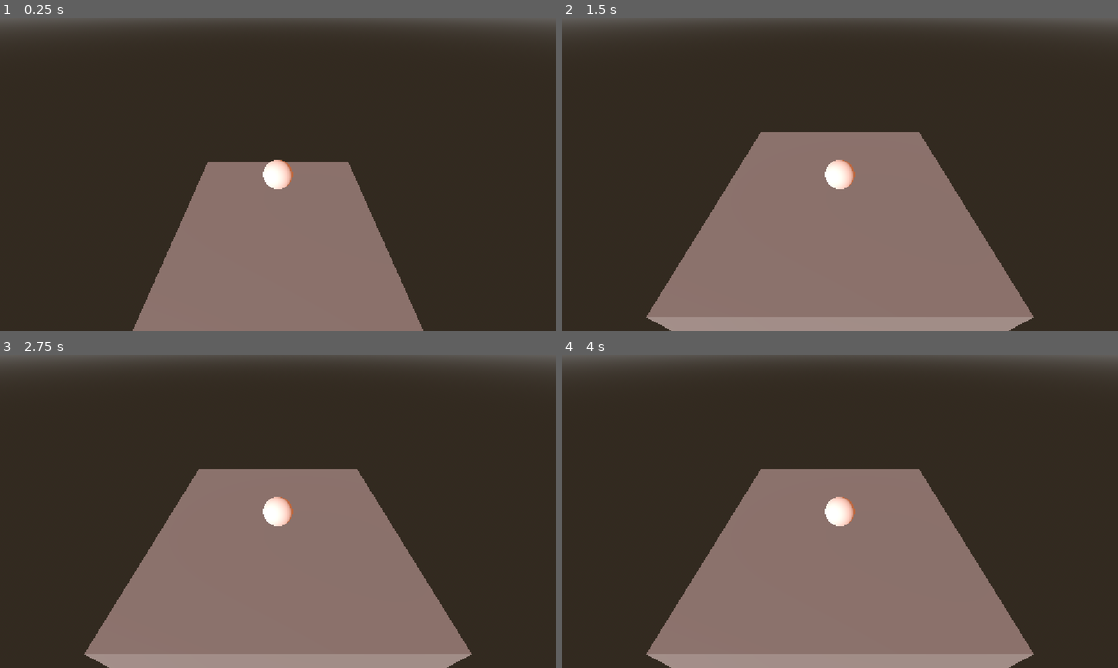
Above: before the commit, frames 1-4 (two rows, left to right).
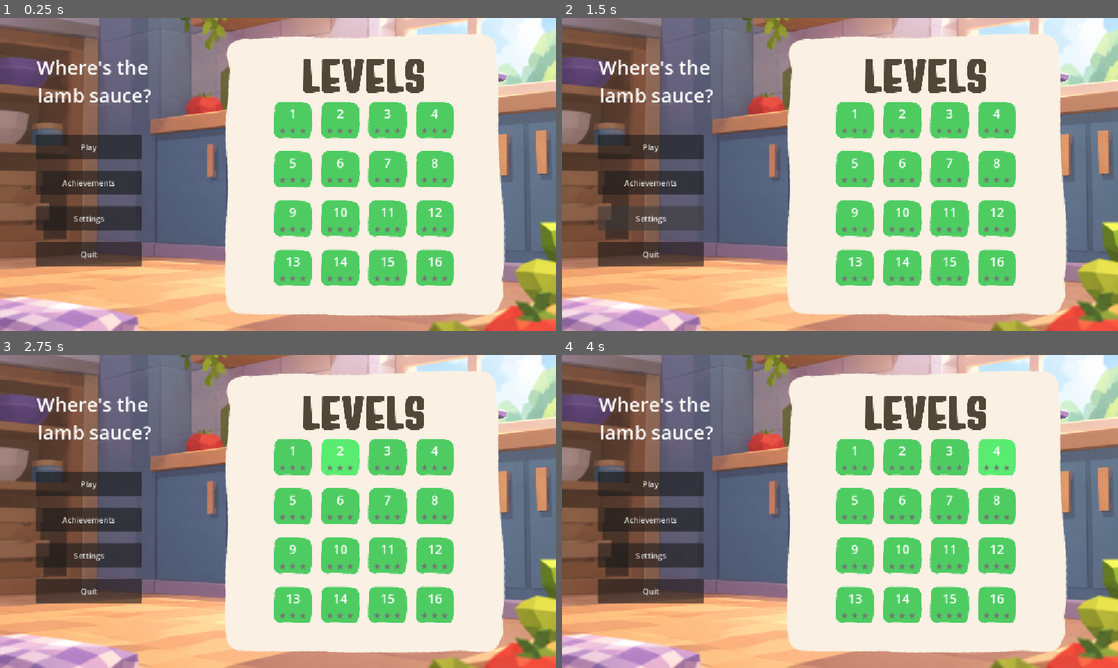
Above: after the commit, the same moments.

Repository: DestroyerMob/rolypoly
Game: Godot game, scene res://scenes/main_menu.tscn
Two runs of this game, one before a commit and one after it. Both use one fixed random seed, a clock stepped at 60 frames per second and the inputs below. Before the commit the project starts from res://scenes/test_scene.tscn.
Inputs (mouse positions are in pixels of both pictures, inside the frame that each line leads up to):
- Up to frame 1 (0.25 s): no input
- Up to frame 2 (1.5 s): click (650, 183) at 0.5 s, where only the run after the commit has a clickable "Achievements"; click (650, 218) at 1.25 s, where only the run after the commit has a clickable "Settings"
- Up to frame 3 (2.75 s): click (339, 458) at 2.02 s
- Up to frame 4 (4 s): click (951, 458) at 2.77 s; click (995, 458) at 3.52 s

The runs differ from the first frame. In frame 1, 96% of the frame differs, in the area x 0-100%, y 0-100%; in frame 2, 97%; in frame 3, 96%; in frame 4, 96%.

Commit message:
Basic main menu

Diff:
--- /dev/null
+++ b/packed_scenes/level_button.tscn
@@ -0,0 +1,60 @@
+[gd_scene load_steps=6 format=3]
+
+[ext_resource type="Script" path="res://scripts/level_button.gd" id="1_lvlbtn"]
+[ext_resource type="Texture2D" uid="uid://h0ygq6l3u6r2" path="res://textures/LevelsButton.png" id="2_lvlbox"]
+
+[sub_resource type="StyleBoxTexture" id="StyleBoxTexture_normal"]
+texture = ExtResource("2_lvlbox")
+
+[sub_resource type="StyleBoxTexture" id="StyleBoxTexture_hover"]
+texture = ExtResource("2_lvlbox")
+modulate_color = Color(1.15, 1.15, 1.15, 1)
+
+[sub_resource type="StyleBoxTexture" id="StyleBoxTexture_pressed"]
+texture = ExtResource("2_lvlbox")
+modulate_color = Color(0.8, 0.8, 0.8, 1)
+
+[node name="LevelButton" type="Button"]
+custom_minimum_size = Vector2(84, 88)
+theme_override_styles/normal = SubResource("StyleBoxTexture_normal")
+theme_override_styles/hover = SubResource("StyleBoxTexture_hover")
+theme_override_styles/pressed = SubResource("StyleBoxTexture_pressed")
+script = ExtResource("1_lvlbtn")
+
+[node name="VBoxContainer" type="VBoxContainer" parent="."]
+layout_mode = 1
+anchors_preset = 8
+anchor_left = 0.5
+anchor_top = 0.5
+anchor_right = 0.5
+anchor_bottom = 0.5
+offset_left = -40.0
+offset_top = -32.0
+offset_right = 40.0
+offset_bottom = 32.0
+mouse_filter = 2
+
+[node name="LevelLabel" type="Label" parent="VBoxContainer"]
+layout_mode = 2
+theme_override_font_sizes/font_size = 26
+horizontal_alignment = 1
+text = "1"
+
+[node name="Stars" type="HBoxContainer" parent="VBoxContainer"]
+layout_mode = 2
+alignment = 1
+
+[node name="Star1" type="Label" parent="VBoxContainer/Stars"]
+layout_mode = 2
+theme_override_font_sizes/font_size = 18
+text = "★"
+
+[node name="Star2" type="Label" parent="VBoxContainer/Stars"]
+layout_mode = 2
+theme_override_font_sizes/font_size = 18
+text = "★"
+
+[node name="Star3" type="Label" parent="VBoxContainer/Stars"]
+layout_mode = 2
+theme_override_font_sizes/font_size = 18
+text = "★"
--- a/project.godot
+++ b/project.godot
@@ -11,7 +11,7 @@
 [application]
 
 config/name="RolyPoly"
-run/main_scene="uid://b1xsrmop648n1"
+run/main_scene="uid://bn5gqsvdqcka5"
 config/features=PackedStringArray("4.7", "Forward Plus")
 config/icon="res://icon.svg"
 
--- /dev/null
+++ b/scenes/main_menu.tscn
@@ -0,0 +1,170 @@
+[gd_scene format=3 uid="uid://bn5gqsvdqcka5"]
+
+[ext_resource type="Script" uid="uid://ny3mur0jceli" path="res://scripts/main_menu.gd" id="1_mmenu"]
+[ext_resource type="Texture2D" uid="uid://dty523vuhqk2m" path="res://textures/tempBackground.png" id="2_bqqt6"]
+[ext_resource type="PackedScene" path="res://packed_scenes/level_button.tscn" id="2_lvlbtn"]
+[ext_resource type="Texture2D" uid="uid://dlynoy27f71tg" path="res://textures/level_bg.png" id="3_wu84c"]
+[ext_resource type="Texture2D" uid="uid://tgc6q2xd5kl" path="res://textures/LevelsText.png" id="4_lvltxt"]
+
+[node name="MainMenu" type="Control" unique_id=823883384]
+layout_mode = 3
+anchors_preset = 15
+anchor_right = 1.0
+anchor_bottom = 1.0
+grow_horizontal = 2
+grow_vertical = 2
+script = ExtResource("1_mmenu")
+
+[node name="TextureRect" type="TextureRect" parent="." unique_id=1025812514]
+layout_mode = 1
+anchors_preset = 15
+anchor_right = 1.0
+anchor_bottom = 1.0
+grow_horizontal = 2
+grow_vertical = 2
+texture = ExtResource("2_bqqt6")
+expand_mode = 1
+stretch_mode = 6
+
+[node name="TitleLabel" type="Label" parent="." unique_id=1160299198]
+layout_mode = 1
+anchors_preset = -1
+anchor_left = 0.02
+anchor_top = 0.03
+anchor_right = 0.45
+anchor_bottom = 0.13
+offset_left = 30.960001
+offset_top = 54.56
+offset_right = -179.39996
+offset_bottom = 102.76
+theme_override_font_sizes/font_size = 40
+text = "Where's the
+lamb sauce?"
+horizontal_alignment = 1
+
+[node name="MenuButtonsCenter" type="CenterContainer" parent="." unique_id=2064303479]
+layout_mode = 1
+anchors_preset = -1
+anchor_left = 0.04
+anchor_top = 0.32
+anchor_right = 0.28
+anchor_bottom = 0.85
+
+[node name="MenuButtons" type="VBoxContainer" parent="MenuButtonsCenter" unique_id=1737650872]
+layout_mode = 2
+theme_override_constants/separation = 24
+
+[node name="PlayButton" type="Button" parent="MenuButtonsCenter/MenuButtons" unique_id=1652615328]
+custom_minimum_size = Vector2(220, 50)
+layout_mode = 2
+text = "Play"
+
+[node name="AchievementsButton" type="Button" parent="MenuButtonsCenter/MenuButtons" unique_id=577791820]
+custom_minimum_size = Vector2(220, 50)
+layout_mode = 2
+text = "Achievements"
+
+[node name="SettingsButton" type="Button" parent="MenuButtonsCenter/MenuButtons" unique_id=913631211]
+custom_minimum_size = Vector2(220, 50)
+layout_mode = 2
+text = "Settings"
+
+[node name="QuitButton" type="Button" parent="MenuButtonsCenter/MenuButtons" unique_id=286397183]
+custom_minimum_size = Vector2(220, 50)
+layout_mode = 2
+text = "Quit"
+
+[node name="LevelGridCenter" type="CenterContainer" parent="." unique_id=621658533]
+layout_mode = 1
+anchors_preset = -1
+anchor_left = 0.34
+anchor_top = 0.04
+anchor_right = 0.97
+anchor_bottom = 0.96
+
+[node name="TextureRect" type="TextureRect" parent="LevelGridCenter" unique_id=2107641890]
+custom_minimum_size = Vector2(590, 590)
+layout_mode = 2
+texture = ExtResource("3_wu84c")
+expand_mode = 1
+stretch_mode = 5
+
+[node name="LevelVBox" type="VBoxContainer" parent="LevelGridCenter" unique_id=900000101]
+layout_mode = 2
+theme_override_constants/separation = 14
+
+[node name="LevelTitle" type="TextureRect" parent="LevelGridCenter/LevelVBox" unique_id=1441716719]
+custom_minimum_size = Vector2(250, 71)
+layout_mode = 2
+texture = ExtResource("4_lvltxt")
+expand_mode = 1
+stretch_mode = 5
+
+[node name="LevelGrid" type="GridContainer" parent="LevelGridCenter/LevelVBox" unique_id=285093859]
+layout_mode = 2
+theme_override_constants/h_separation = 14
+theme_override_constants/v_separation = 14
+columns = 4
+
+[node name="Level1" parent="LevelGridCenter/LevelVBox/LevelGrid" unique_id=396333710 instance=ExtResource("2_lvlbtn")]
+layout_mode = 2
+
+[node name="Level2" parent="LevelGridCenter/LevelVBox/LevelGrid" unique_id=5024333 instance=ExtResource("2_lvlbtn")]
+layout_mode = 2
+level_number = 2
+
+[node name="Level3" parent="LevelGridCenter/LevelVBox/LevelGrid" unique_id=1085937846 instance=ExtResource("2_lvlbtn")]
+layout_mode = 2
+level_number = 3
+
+[node name="Level4" parent="LevelGridCenter/LevelVBox/LevelGrid" unique_id=354869117 instance=ExtResource("2_lvlbtn")]
+layout_mode = 2
+level_number = 4
+
+[node name="Level5" parent="LevelGridCenter/LevelVBox/LevelGrid" unique_id=1125940495 instance=ExtResource("2_lvlbtn")]
+layout_mode = 2
+level_number = 5
+
+[node name="Level6" parent="LevelGridCenter/LevelVBox/LevelGrid" unique_id=2004799663 instance=ExtResource("2_lvlbtn")]
+layout_mode = 2
+level_number = 6
+
+[node name="Level7" parent="LevelGridCenter/LevelVBox/LevelGrid" unique_id=1132311249 instance=ExtResource("2_lvlbtn")]
+layout_mode = 2
+level_number = 7
+
+[node name="Level8" parent="LevelGridCenter/LevelVBox/LevelGrid" unique_id=1104654767 instance=ExtResource("2_lvlbtn")]
+layout_mode = 2
+level_number = 8
+
+[node name="Level9" parent="LevelGridCenter/LevelVBox/LevelGrid" unique_id=2048530488 instance=ExtResource("2_lvlbtn")]
+layout_mode = 2
+level_number = 9
+
+[node name="Level10" parent="LevelGridCenter/LevelVBox/LevelGrid" unique_id=2027287154 instance=ExtResource("2_lvlbtn")]
+layout_mode = 2
+level_number = 10
+
+[node name="Level11" parent="LevelGridCenter/LevelVBox/LevelGrid" unique_id=985505615 instance=ExtResource("2_lvlbtn")]
+layout_mode = 2
+level_number = 11
+
+[node name="Level12" parent="LevelGridCenter/LevelVBox/LevelGrid" unique_id=1565469137 instance=ExtResource("2_lvlbtn")]
+layout_mode = 2
+level_number = 12
+
+[node name="Level13" parent="LevelGridCenter/LevelVBox/LevelGrid" unique_id=151836096 instance=ExtResource("2_lvlbtn")]
+layout_mode = 2
+level_number = 13
+
+[node name="Level14" parent="LevelGridCenter/LevelVBox/LevelGrid" unique_id=1709476056 instance=ExtResource("2_lvlbtn")]
+layout_mode = 2
+level_number = 14
+
+[node name="Level15" parent="LevelGridCenter/LevelVBox/LevelGrid" unique_id=2129266060 instance=ExtResource("2_lvlbtn")]
+layout_mode = 2
+level_number = 15
+
+[node name="Level16" parent="LevelGridCenter/LevelVBox/LevelGrid" unique_id=673225356 instance=ExtResource("2_lvlbtn")]
+layout_mode = 2
+level_number = 16
--- /dev/null
+++ b/scripts/level_button.gd
@@ -0,0 +1,19 @@
+extends Button
+
+@export var level_number: int = 1
+@export_range(0, 3) var stars_earned: int = 0
+
+@onready var level_label: Label = $VBoxContainer/LevelLabel
+@onready var star_labels: Array[Label] = [
+	$VBoxContainer/Stars/Star1,
+	$VBoxContainer/Stars/Star2,
+	$VBoxContainer/Stars/Star3,
+]
+
+func _ready() -> void:
+	level_label.text = str(level_number)
+	_update_stars()
+
+func _update_stars() -> void:
+	for i in star_labels.size():
+		star_labels[i].modulate = Color(1, 0.84, 0) if i < stars_earned else Color(0.45, 0.45, 0.45)
--- /dev/null
+++ b/scripts/main_menu.gd
@@ -0,0 +1,24 @@
+extends Control
+
+@onready var play_button: Button = $MenuButtonsCenter/MenuButtons/PlayButton
+@onready var achievements_button: Button = $MenuButtonsCenter/MenuButtons/AchievementsButton
+@onready var settings_button: Button = $MenuButtonsCenter/MenuButtons/SettingsButton
+@onready var quit_button: Button = $MenuButtonsCenter/MenuButtons/QuitButton
+
+func _ready() -> void:
+	play_button.pressed.connect(_on_play_pressed)
+	achievements_button.pressed.connect(_on_achievements_pressed)
+	settings_button.pressed.connect(_on_settings_pressed)
+	quit_button.pressed.connect(_on_quit_pressed)
+
+func _on_play_pressed() -> void:
+	get_tree().change_scene_to_file("res://scenes/hole_one.tscn")
+
+func _on_achievements_pressed() -> void:
+	print("Achievements not implemented yet")
+
+func _on_settings_pressed() -> void:
+	print("Settings not implemented yet")
+
+func _on_quit_pressed() -> void:
+	get_tree().quit()
Not shown, added: scripts/level_button.gd.uid
Not shown, added: scripts/main_menu.gd.uid
Binary file added: textures/LevelsButton.png
Not shown, added: textures/LevelsButton.png.import
Binary file added: textures/LevelsText.png
Not shown, added: textures/LevelsText.png.import
Binary file added: textures/level_bg.png
Not shown, added: textures/level_bg.png.import
Binary file added: textures/tempBackground.png
Not shown, added: textures/tempBackground.png.import
Not shown, added: textures/.DS_Store
